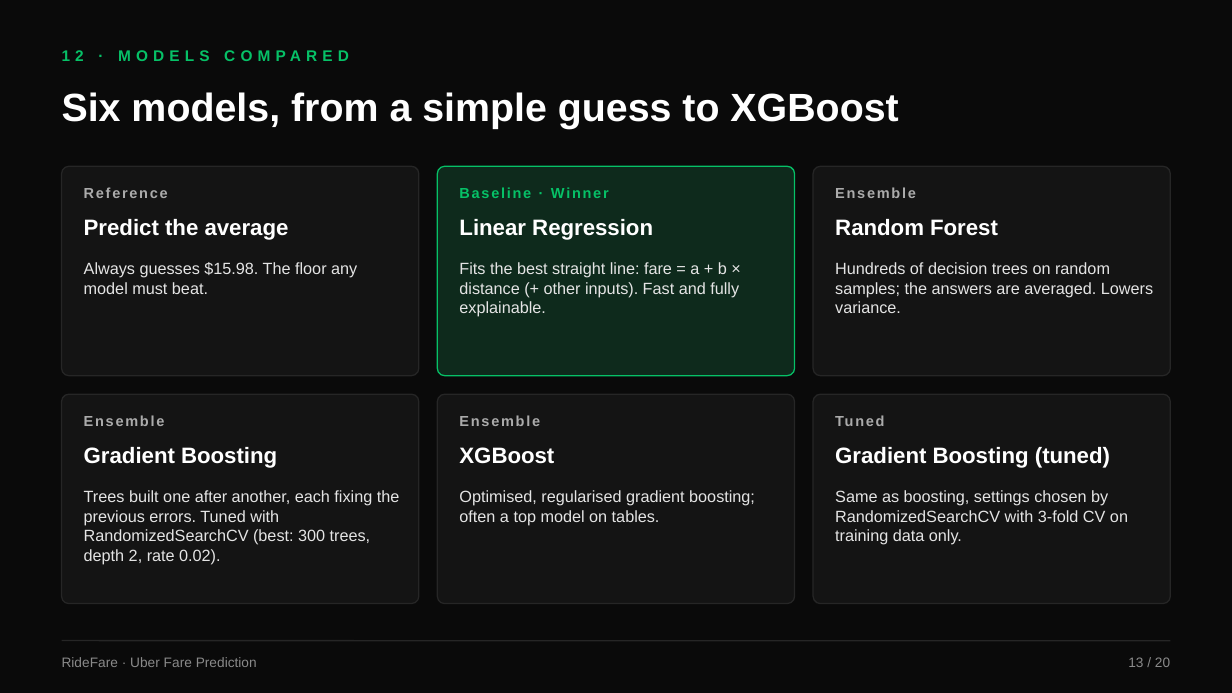
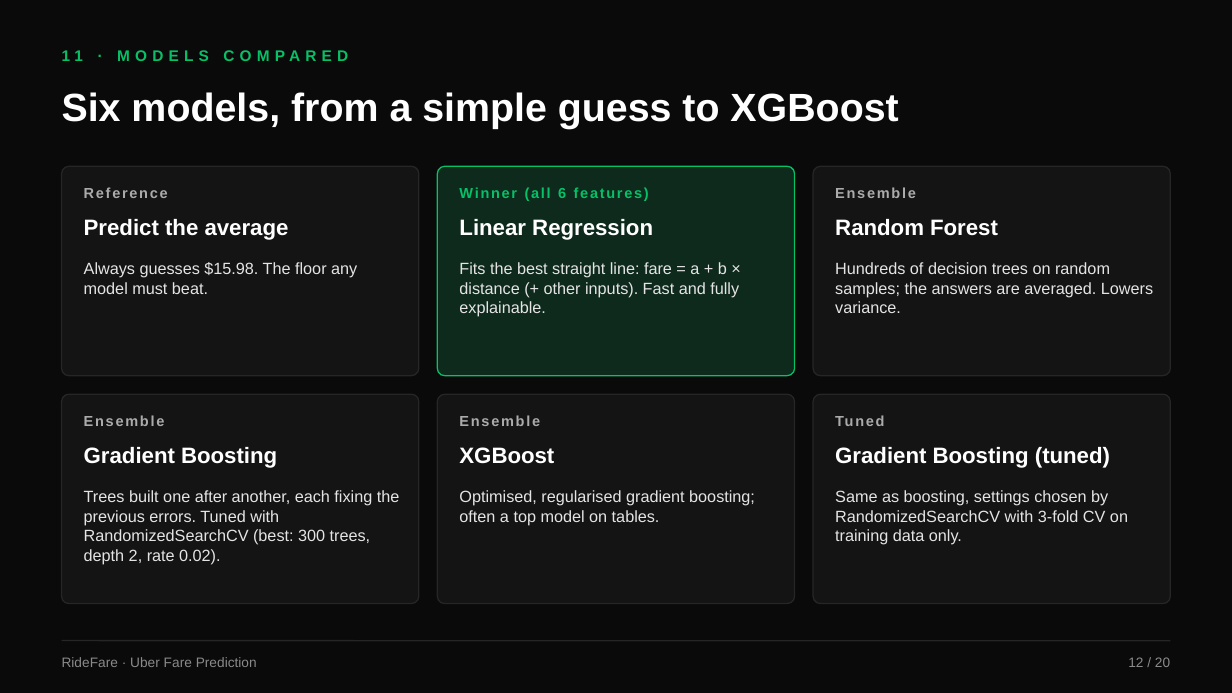
Before and after one commit to manghnanitany1998-del/ridefare-team, a slide deck: slide 12 of team_docs/RideFare_Final_Presentation.pptx (slide 13 before the commit). Drawn at 1232x693 pixels with LibreOffice and Linux fonts; fonts in the diff are those of the drawing. Boxes give left, top, right and bottom in pixels: in the first picture for what was removed or moved away, otherwise in the second. Text is boxed around its words. In the diff, an @@ line names an element or a change of style, - is before the commit and + after.

```diff
--- a/team_docs/RideFare_Final_Presentation.pptx
+++ b/team_docs/RideFare_Final_Presentation.pptx
@@ text at box(62, 50, 348, 61): text changed @@
-12 · MODELS COMPARED
+11 · MODELS COMPARED
@@ text at box(459, 187, 649, 201): text changed @@
-Baseline · Winner
+Winner (all 6 features)
```
Also in this commit, not shown: 7 other slides changed, 3 other files.
